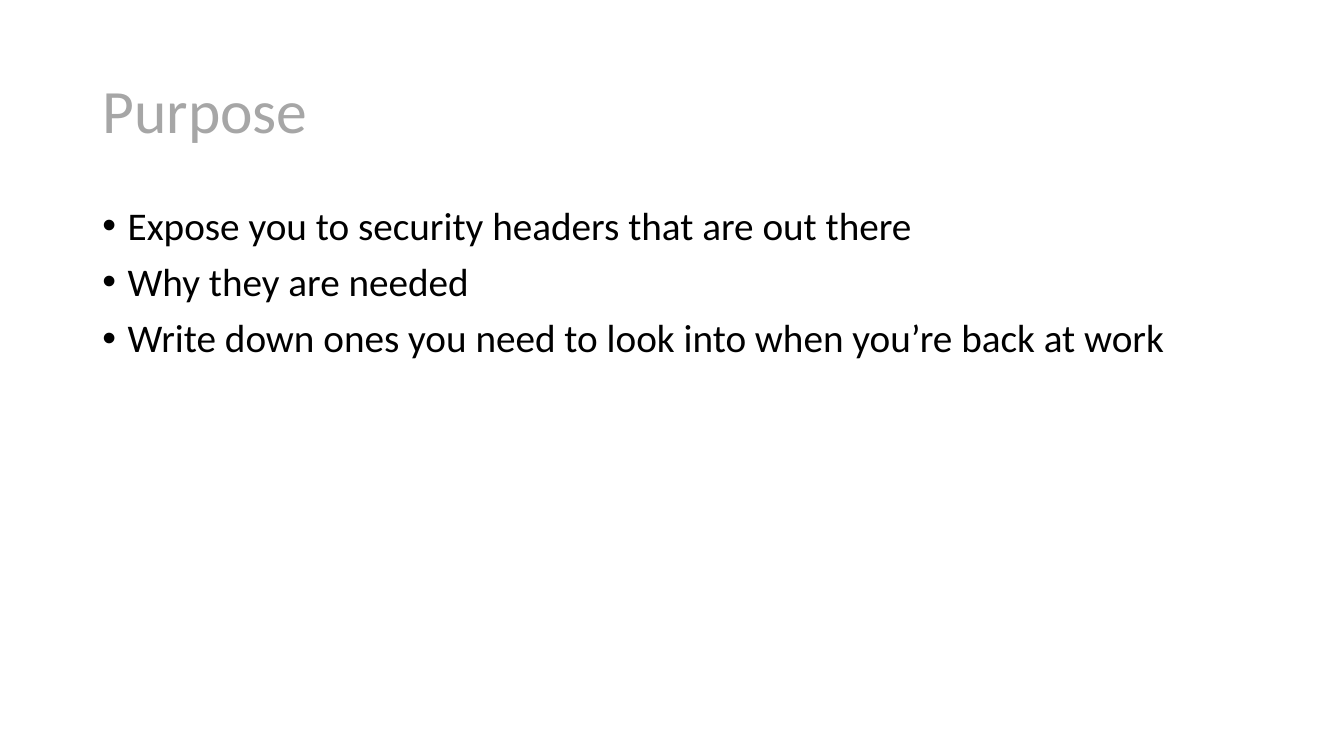
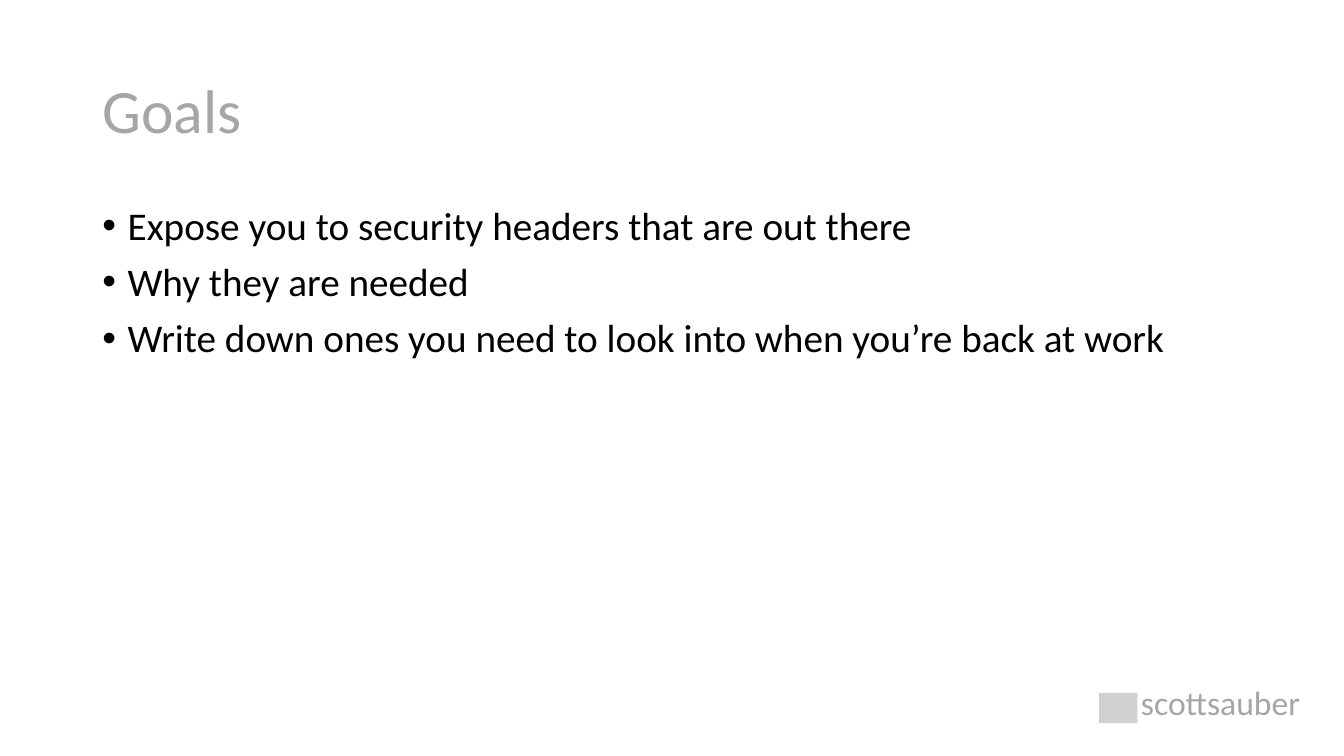
Before and after one commit to nirzaf/DotNetWorkShopTalk, a slide deck: slide 4 of 2021-1-27 - NDC London - Security Headers/Security Headers Explained.pptx. Drawn at 1344x756 pixels with LibreOffice and Linux fonts; fonts in the diff are those of the drawing; grey boxes stand for pictures. Boxes give left, top, right and bottom in pixels: in the first picture for what was removed or moved away, otherwise in the second. Text is boxed around its words. In the diff, an @@ line names an element or a change of style, - is before the commit and + after.

```diff
--- a/2021-1-27 - NDC London - Security Headers/Security Headers Explained.pptx
+++ b/2021-1-27 - NDC London - Security Headers/Security Headers Explained.pptx
@@ title at [102, 90, 241, 133]: text changed @@
-Purpose
+Goals
@@ picture added at [1099, 693, 1137, 723] @@
@@ text added at [1141, 692, 1300, 715], 24 pt, text #A6A6A6 @@
+scottsauber
```
Also in this commit, not shown: 46 other slides changed, 18 slides added, 14 slides removed, 2 other files.
